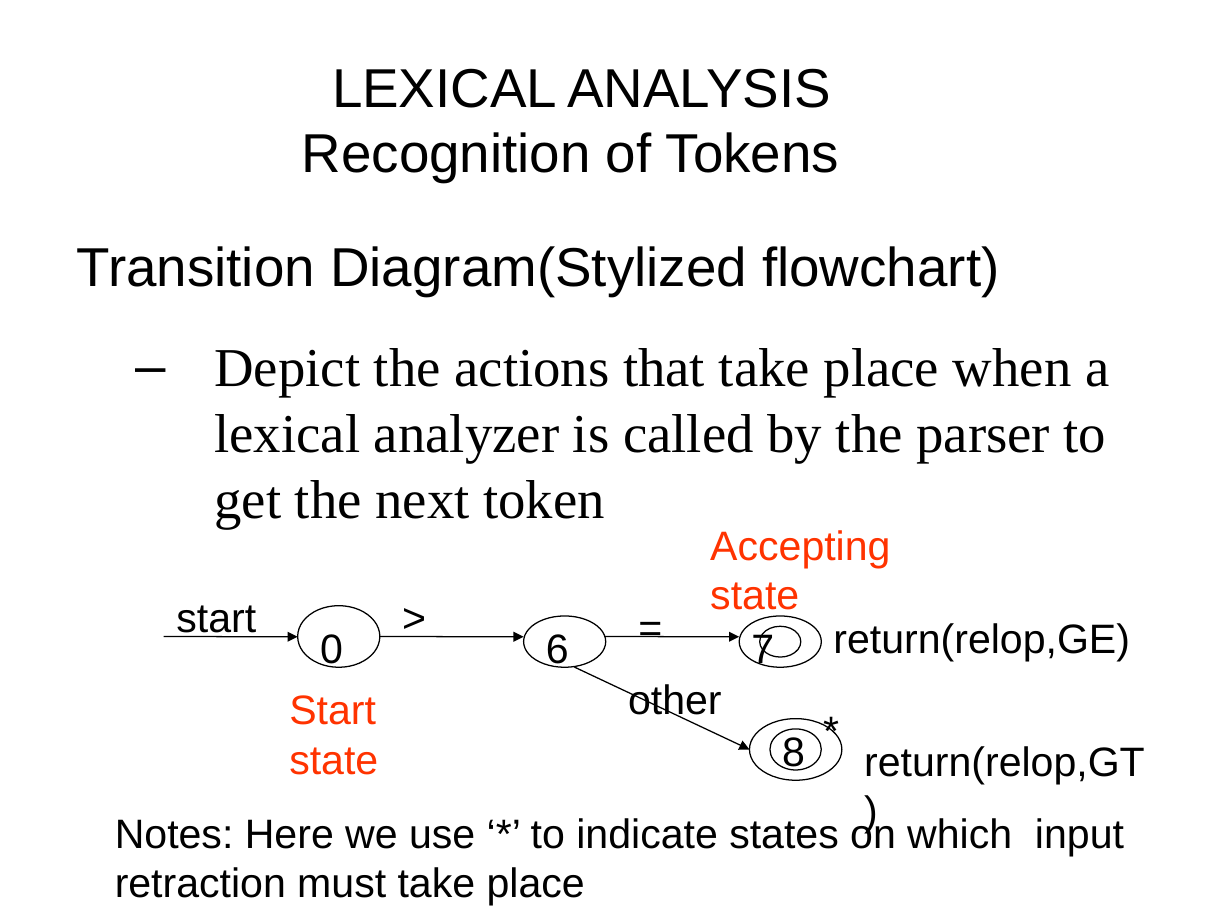
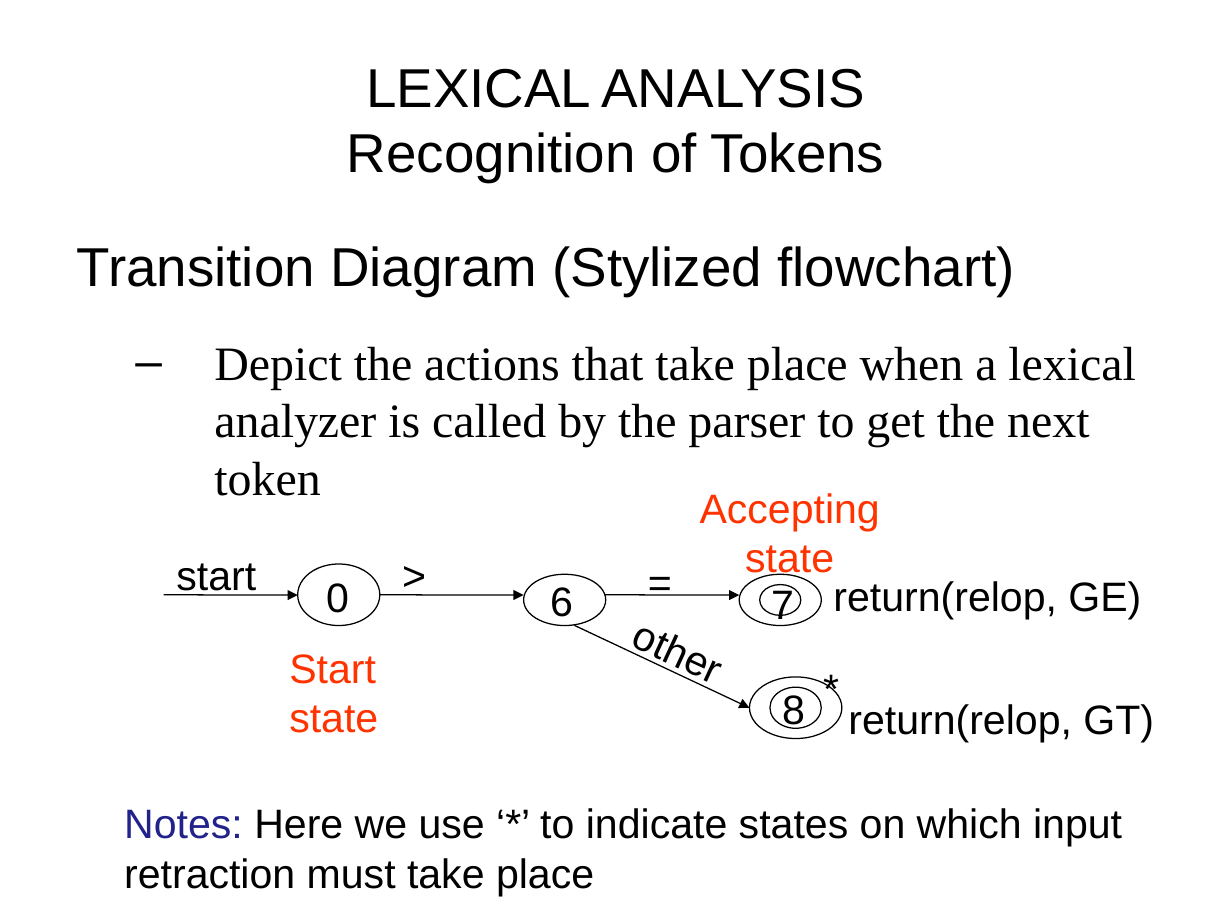
Before and after one commit to GeneralNitin/S6, a slide deck: slide 45 of 02. Compiler Design/PPTs/Module 1.ppt. Drawn at 1232x924 pixels with LibreOffice and Linux fonts; fonts in the diff are those of the drawing. Boxes give left, top, right and bottom in pixels: in the first picture for what was removed or moved away, otherwise in the second. Text is boxed around its words. In the diff, an @@ line names an element or a change of style, - is before the commit and + after.

```diff
--- a/02. Compiler Design/PPTs/Module 1.ppt
+++ b/02. Compiler Design/PPTs/Module 1.ppt
@@ text "LEXICAL ANALYSIS Recognition of Tokens" at (x1=347, y1=68, x2=884, y2=182): alignment left to centre @@
@@ text at (x1=77, y1=246, x2=1014, y2=296): spaces changed @@
-Transition Diagram(Stylized flowchart)
+Transition Diagram (Stylized flowchart)
@@ text at (x1=214, y1=346, x2=1135, y2=496): size 32 to 28 pt in "Depict the actions that take place when ..." @@
@@ text "Accepting state" at (x1=700, y1=493, x2=880, y2=580): alignment left to centre @@
@@ text "Accepting state" moved from (x1=710, y1=530, x2=890, y2=618) to (x1=700, y1=493, x2=880, y2=580) @@
@@ text "0" rewrapped from (x1=320, y1=634, x2=343, y2=668) to (x1=326, y1=583, x2=349, y2=613) @@
@@ 6 ellipses, 5 texts, 4 arrows moved together from (x1=164, y1=585, x2=872, y2=780) to (x1=164, y1=543, x2=872, y2=738) @@
@@ text "6" moved from (x1=546, y1=634, x2=569, y2=668) to (x1=550, y1=587, x2=573, y2=624) @@
@@ text "=" moved from (x1=626, y1=595, x2=708, y2=657) to (x1=636, y1=549, x2=718, y2=611) @@
@@ text "other" moved from (x1=628, y1=684, x2=722, y2=722) to (x1=612, y1=598, x2=750, y2=706) @@
@@ text "other" at (x1=612, y1=598, x2=750, y2=706): rotation 0 to 24 degrees @@
@@ text "7" moved from (x1=751, y1=630, x2=774, y2=668) to (x1=771, y1=586, x2=794, y2=626) @@
@@ text at (x1=833, y1=581, x2=1141, y2=619): spaces changed @@
-return(relop,GE)
+return(relop, GE)
@@ text at (x1=848, y1=704, x2=1154, y2=742): spaces changed @@
-return(relop,GT)
+return(relop, GT)
@@ text "Notes: Here we use ‘*’ ..." moved from (x1=115, y1=815, x2=1124, y2=905) to (x1=124, y1=808, x2=1122, y2=896) @@
@@ text "Notes: Here we use ‘*’ ..." at (x1=124, y1=808, x2=1122, y2=896): text colour #000000 to #22228B in "Notes:" @@
```
Also in this commit, not shown: 70 other slides changed, 2 slides removed, 5 other files.
